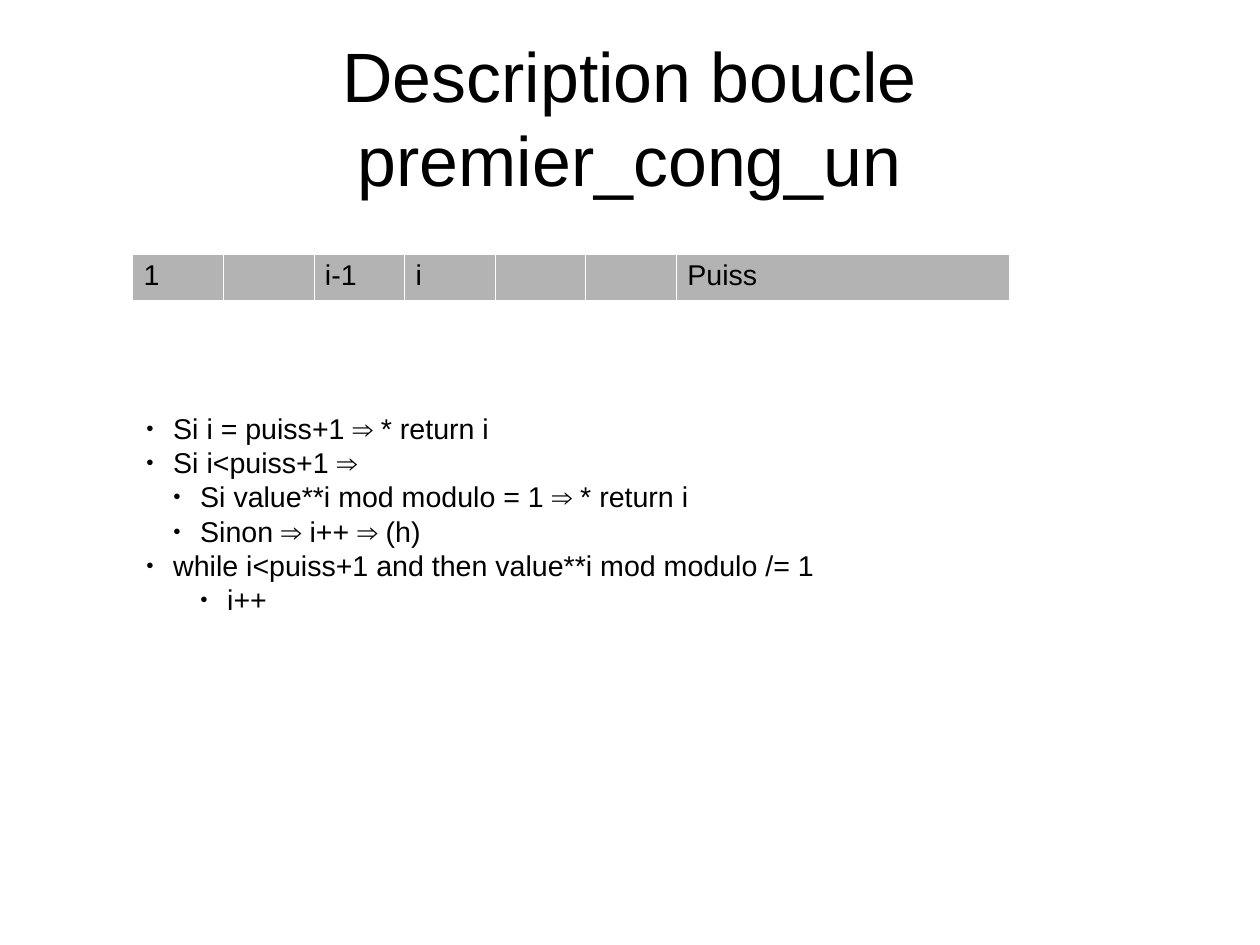
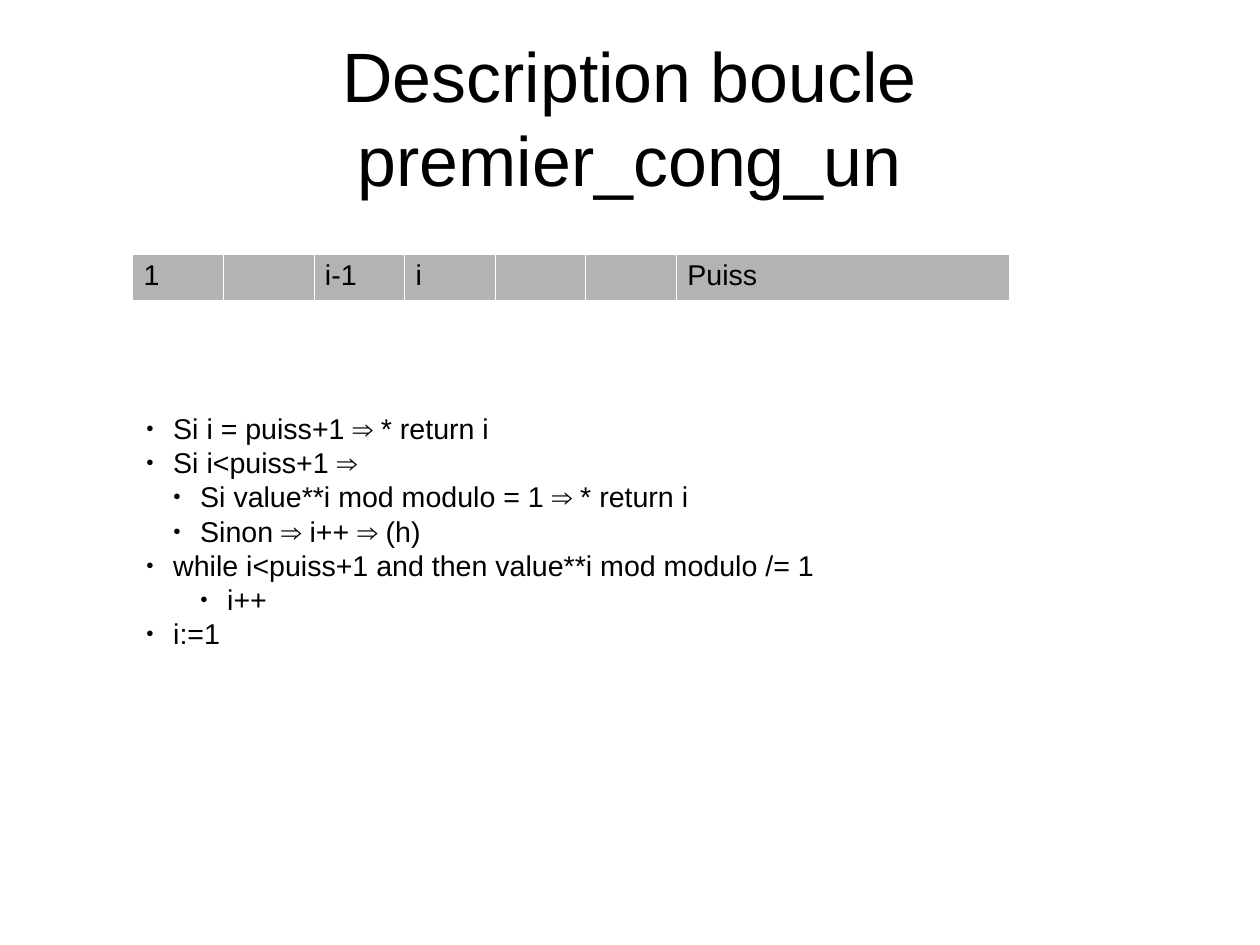
Before and after one commit to CallisteHanriat/congru, a slide deck: slide 10 of schema_congru.odp. Drawn at 1260x945 pixels with LibreOffice and Linux fonts; fonts in the diff are those of the drawing. Boxes give left, top, right and bottom in pixels: in the first picture for what was removed or moved away, otherwise in the second. Text is boxed around its words. In the diff, an @@ line names an element or a change of style, - is before the commit and + after.

Commit message:
Ajout du corps de la fonction premier_cong_un dans p_congruence.adb \n amelioration du fichier de schema avec plus de specification par rapport aux conditions de la valeur de i.

```diff
--- a/schema_congru.odp
+++ b/schema_congru.odp
@@ text at box(173, 623, 220, 644): paragraph added @@
+● i:=1
```
Also in this commit, not shown: 1 other slide changed, 1 other file.
